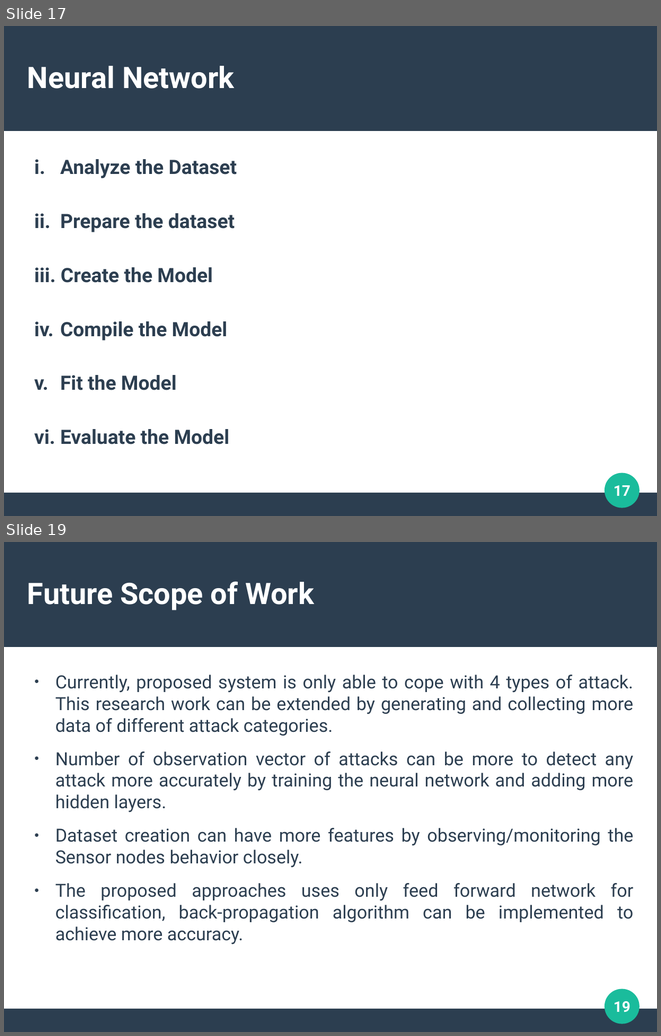
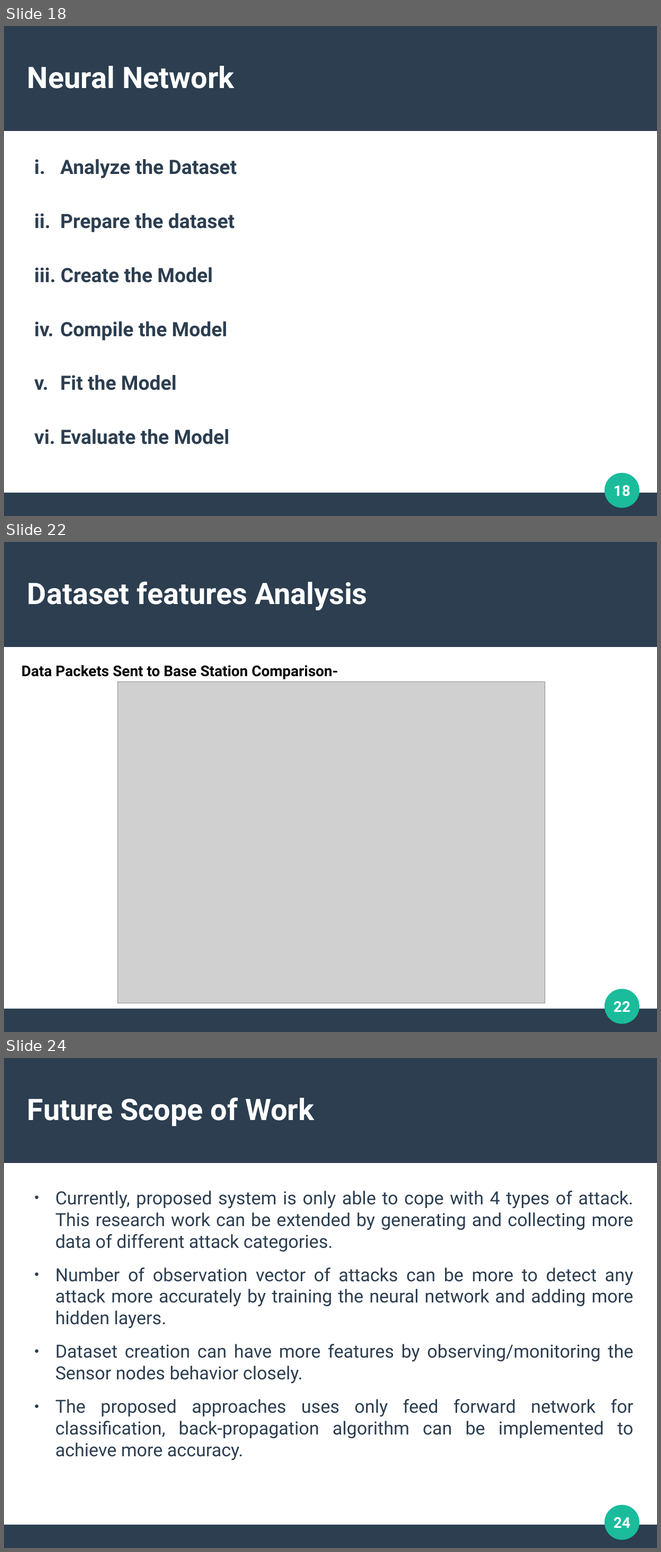
Before and after one commit to mysterious-29/Thesis, a slide deck: PPT/Final.odp. Shown one above the other, each under a label of ours: slides 17 and 19 before the commit, slides 18, 22 and 24 after it; the slides between them are not shown. The pictures are 661x1036 and 661x1552 pixels, drawn with LibreOffice and Linux fonts; fonts in the diff are those of the drawing; grey boxes stand for pictures. Boxes give left, top, right and bottom in pixels: in the first picture for what was removed or moved away, otherwise in the second. Text is boxed around its words. In the diff, an @@ line names an element or a change of style, - is before the commit and + after.

```diff
--- a/PPT/Final.odp
+++ b/PPT/Final.odp
@@ slide 22 added at (4,542,657,1032), background #FFFFFF; not listed: 3 template elements that a slide beside it also shows @@
@@ title added at (27,581,368,610), 36 pt, text #FFFFFF, bold @@
+Dataset features Analysis
@@ text added at (21,665,338,679), 18 pt, text #000000, bold @@
+Data Packets Sent to Base Station Comparison-
@@ picture added at (118,682,545,1003) @@
@@ page number added at (614,1001,630,1012), 18 pt, text #FFFFFF, bold @@
+22
@@ what was slide 17 is now slide 18 @@
@@ page number at (614,485,630,496): text changed @@
-17
+18
@@ what was slide 19 is now slide 24 @@
@@ page number at (614,1517,630,1528): text changed @@
-19
+24
```
Also in this commit, not shown: 7 slides changed, 6 other slides added, 2 slides removed, 3 other files.
